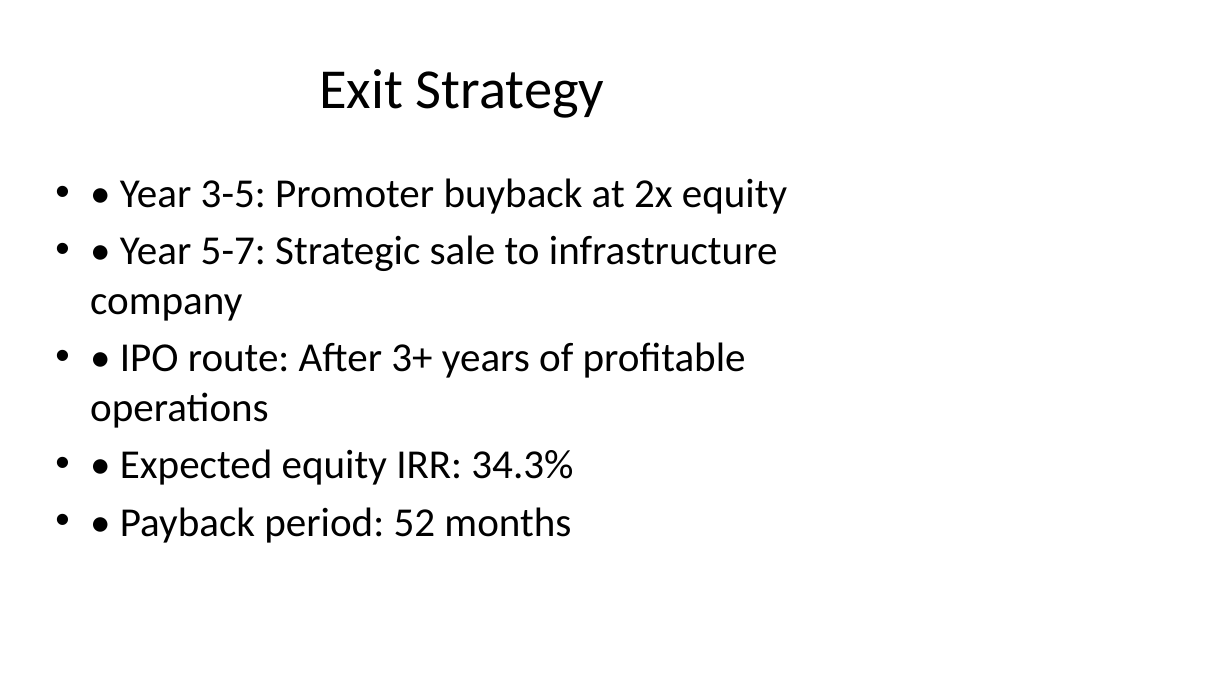
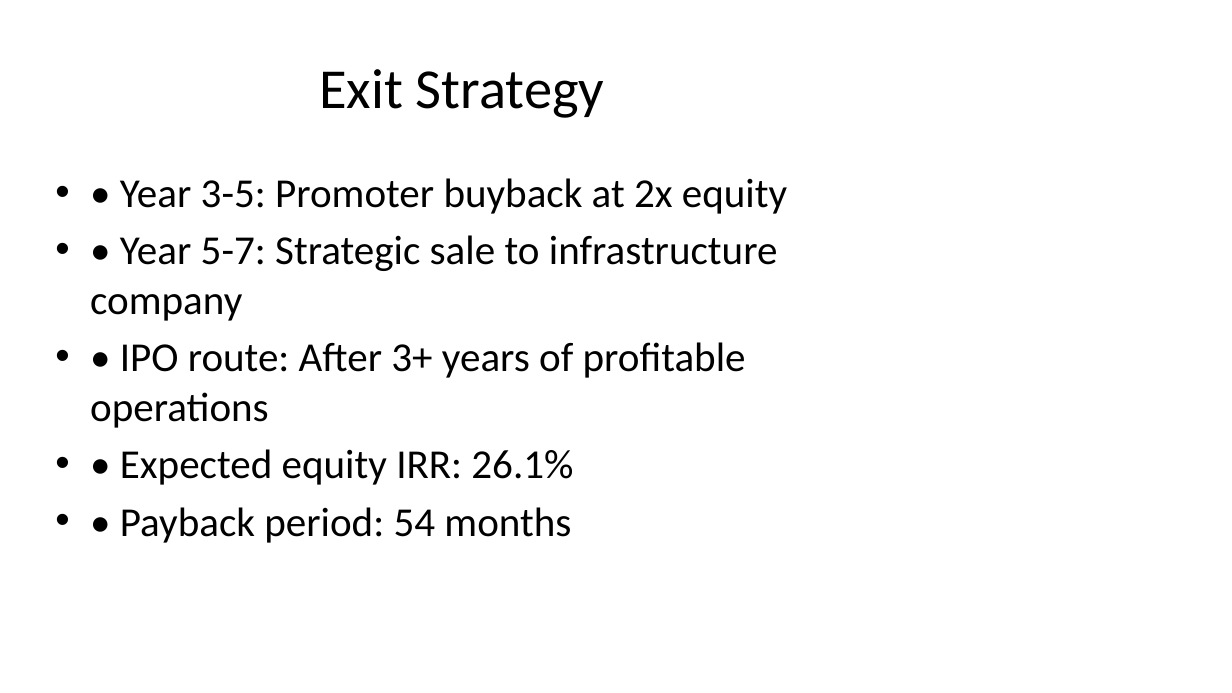
Before and after one commit to pacpltradingdesk-dotcom/bio-bitumen-consultant-portal, a slide deck: slide 7 of data/auto_synced/Investor_Pitch_25MT_Uttar_Pradesh.pptx. Drawn at 1232x693 pixels with LibreOffice and Linux fonts; fonts in the diff are those of the drawing. Boxes give left, top, right and bottom in pixels: in the first picture for what was removed or moved away, otherwise in the second. Text is boxed around its words. In the diff, an @@ line names an element or a change of style, - is before the commit and + after.

```diff
--- a/data/auto_synced/Investor_Pitch_25MT_Uttar_Pradesh.pptx
+++ b/data/auto_synced/Investor_Pitch_25MT_Uttar_Pradesh.pptx
@@ text at bbox=[120, 449, 573, 543]: text changed @@
-• • Expected equity IRR: 34.3%
-• • Payback period: 52 months
+• • Expected equity IRR: 26.1%
+• • Payback period: 54 months
```
Also in this commit, not shown: 3 other slides changed, 56 other files.
